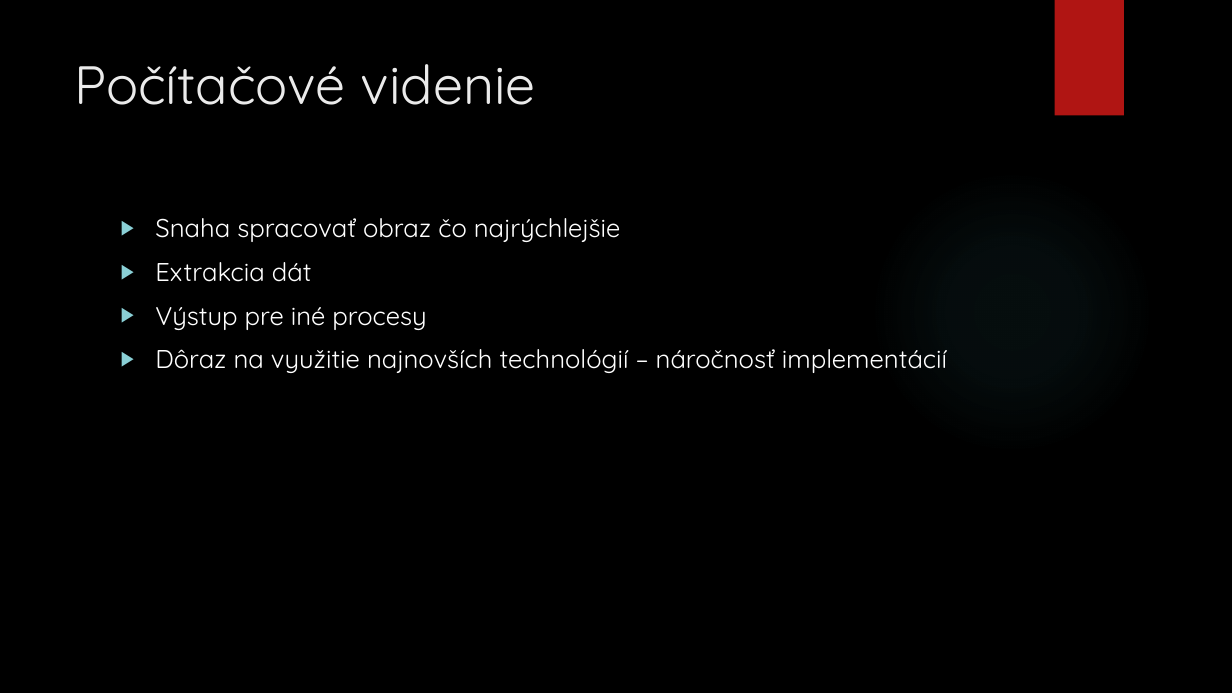
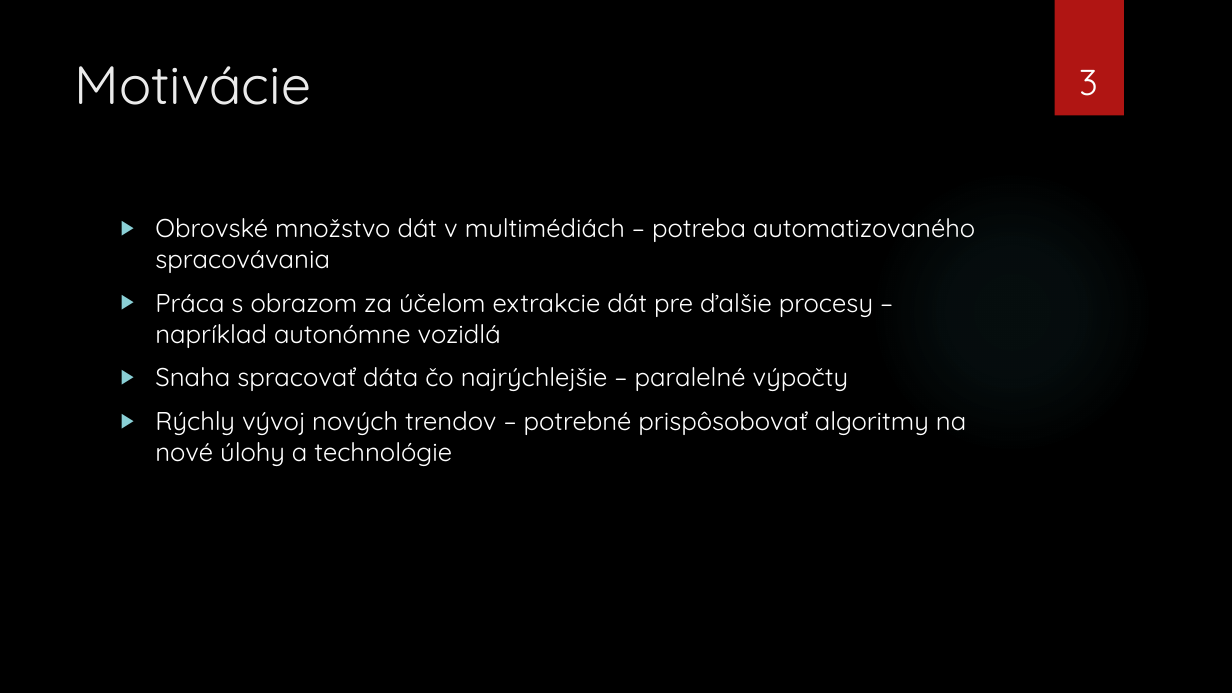
Before and after one commit to killerwife/IngProjekt, a slide deck: slide 3 of Diplomova Praca/PrezentaciaStatnice.pptx (slide 2 before the commit). Drawn at 1232x693 pixels with LibreOffice and Linux fonts; fonts in the diff are those of the drawing; background and template pictures are left out. Boxes give left, top, right and bottom in pixels: in the first picture for what was removed or moved away, otherwise in the second. Text is boxed around its words. In the diff, an @@ line names an element or a change of style, - is before the commit and + after.

```diff
--- a/Diplomova Praca/PrezentaciaStatnice.pptx
+++ b/Diplomova Praca/PrezentaciaStatnice.pptx
@@ title at <box>75,66,312,105</box>: text changed @@
-Počítačové videnie
+Motivácie
@@ page number added at <box>1079,70,1098,96</box>, 28 pt, text #FFFFFF @@
+3
@@ text at <box>155,218,975,466</box>: text changed @@
-▶ Snaha spracovať obraz čo najrýchlejšie
-▶ Extrakcia dát
-▶ Výstup pre iné procesy
-▶ Dôraz na využitie najnovších technológií – náročnosť implementácií
+▶ Obrovské množstvo dát v multimédiách – potreba automatizovaného spracovávania
+▶ Práca s obrazom za účelom extrakcie dát pre ďalšie procesy – napríklad autonómne vozidlá
+▶ Snaha spracovať dáta čo najrýchlejšie – paralelné výpočty
+▶ Rýchly vývoj nových trendov – potrebné prispôsobovať algoritmy na nové úlohy a technológie
```
Also in this commit, not shown: 9 other slides changed, 6 slides added, 2 slides removed, 5 other files.
